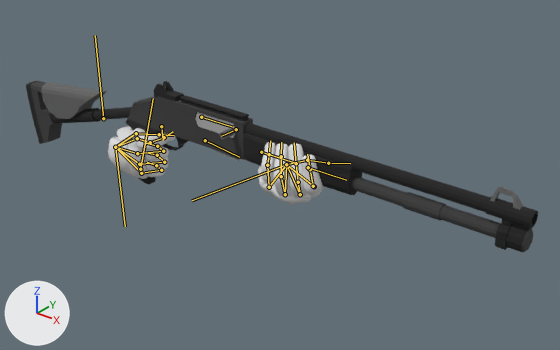
The Blender file Project/Blend Files/Animations/XRM.A.blend: old version first, new version second.
Both versions are drawn from a 50 mm lens placed at (1.503, -1.161, 0.734), pointed at (0.627, -0.066, 0.055). Lighting does not change. The marker at lower left points along +X, +Y and +Z. Both versions are drawn at frame 0 of the action 'Idle'; the numbers are the values there. The bones that bend it are drawn over the model as lines.

The first picture shows 'Arms', 'XRM.001'.
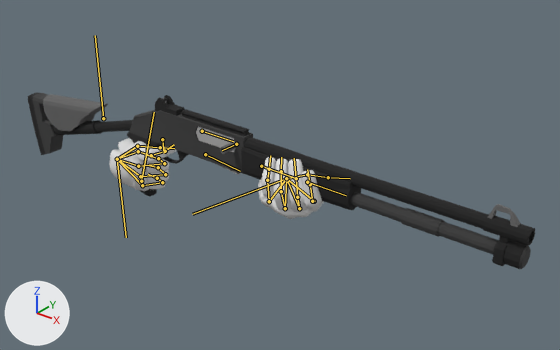
The change in detail:
Bone 'Main' (bone_main) moves from (-0.393, 0.226, -0.135) to (-0.402, 0.198, -0.135).

Pixel boxes (x1, y1, x2, y2) of what changed, in the pictures (560 x 350 px):
'XRM.001', posed
    before: (26, 81, 538, 252)
    after: (28, 92, 535, 269)
'Arms', posed
    before: (108, 125, 324, 205)
    after: (109, 138, 323, 219)
bone 'Main', root to tip
    before: (140, 169) to (153, 98)
    after: (141, 181) to (154, 112)
